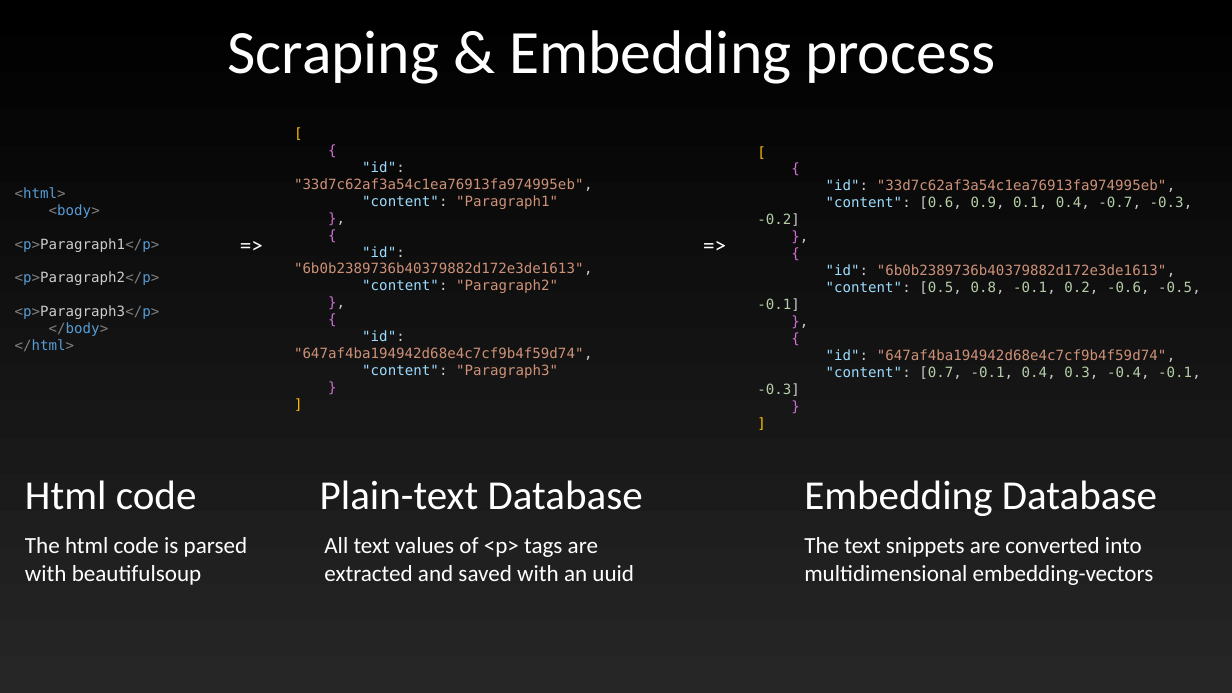
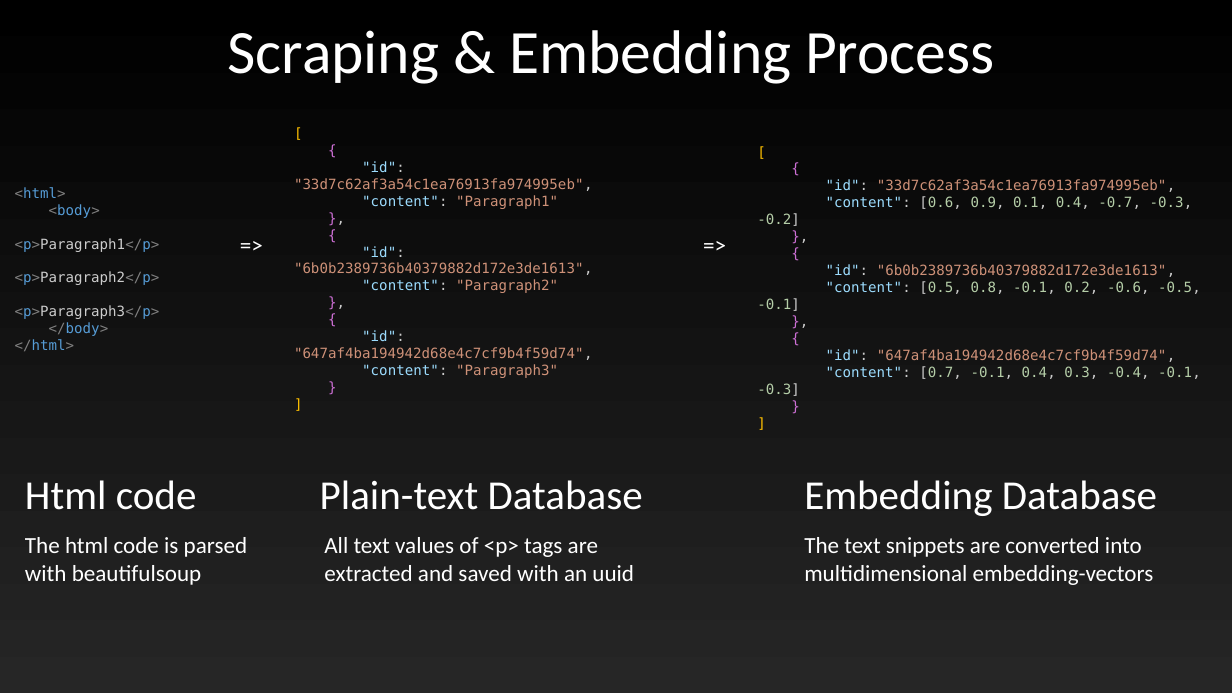
Before and after one commit to Logogistiks/website2llm, a slide deck: slide 1 of images/visualisation.pptx. Drawn at 1232x693 pixels with LibreOffice and Linux fonts; fonts in the diff are those of the drawing. Boxes give left, top, right and bottom in pixels: in the first picture for what was removed or moved away, otherwise in the second. Text is boxed around its words. In the diff, an @@ line names an element or a change of style, - is before the commit and + after.

```diff
--- a/images/visualisation.pptx
+++ b/images/visualisation.pptx
@@ text at bbox=[228, 30, 994, 84]: text changed @@
-Scraping & Embedding process
+Scraping & Embedding Process
```
Also in this commit, not shown: 2 slides added, 3 other files.
